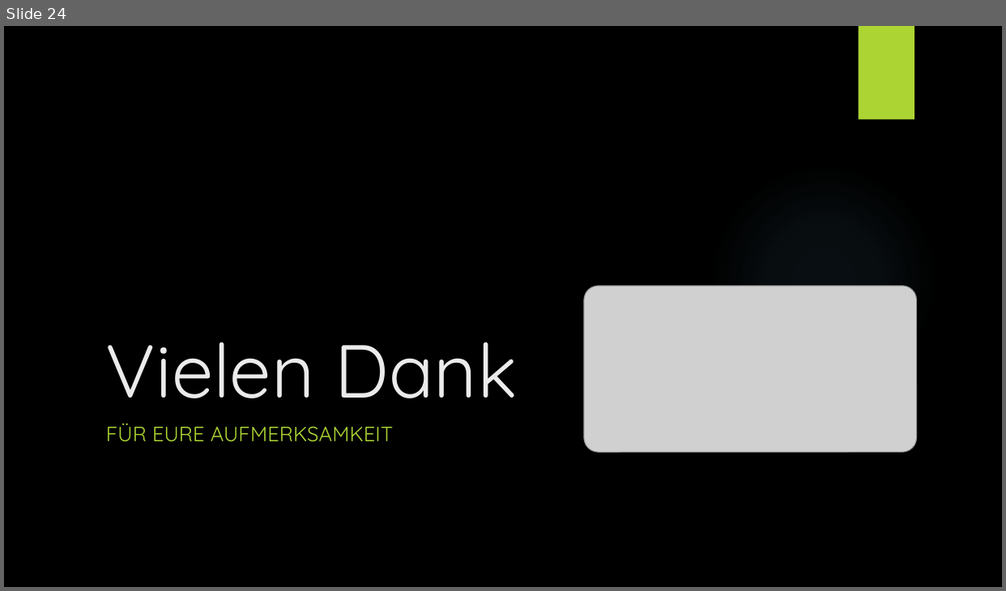
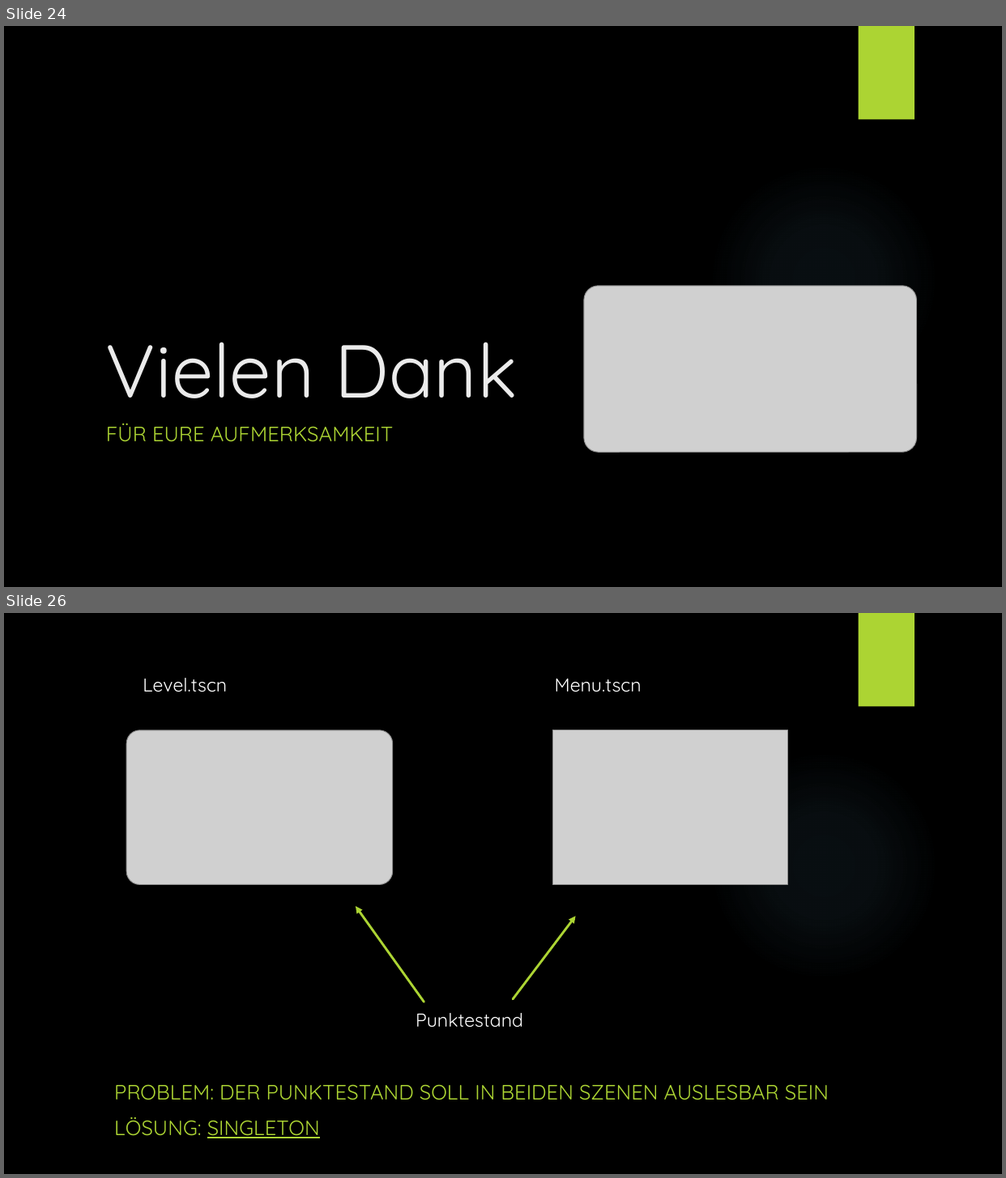
Before and after one commit to teachingCS/Schuelerakademie, a slide deck: Material/Cat_Jump/01_Einführung_Godot_Cat_Jump.pptx. Shown one above the other, each under a label of ours: slide 24 before the commit, slides 24 and 26 after it; the slides between them are not shown. The pictures are 1006x591 and 1006x1178 pixels, drawn with LibreOffice and Linux fonts; fonts in the diff are those of the drawing; grey boxes stand for pictures; background and template pictures are left out. Boxes give left, top, right and bottom in pixels: in the first picture for what was removed or moved away, otherwise in the second. Text is boxed around its words. In the diff, an @@ line names an element or a change of style, - is before the commit and + after.

```diff
--- a/Material/Cat_Jump/01_Einführung_Godot_Cat_Jump.pptx
+++ b/Material/Cat_Jump/01_Einführung_Godot_Cat_Jump.pptx
@@ slide 26 added at [4, 613, 1002, 1174], background picture (left out); not listed: 2 template elements that a slide beside it also shows @@
@@ text added at [143, 678, 641, 692], 18 pt, text #FFFFFF @@
+Level.tscn Menu.tscn
@@ picture added at [127, 730, 394, 884] @@
@@ picture added at [552, 730, 788, 884] @@
@@ arrow added from (424, 1003) to (356, 906), #ACD433 2.25 pt @@
@@ arrow added from (513, 999) to (576, 916), #ACD433 2.25 pt @@
@@ text added at [415, 1013, 523, 1028], 18 pt, text #FFFFFF @@
+Punktestand
@@ subtitle added at [114, 1084, 829, 1139], 20 pt, text #ACD433 @@
+PROBLEM: DER PUNKTESTAND SOLL IN BEIDEN SZENEN AUSLESBAR SEIN
+LÖSUNG: SINGLETON
```
Also in this commit, not shown: 3 other slides added, 18 other files.
